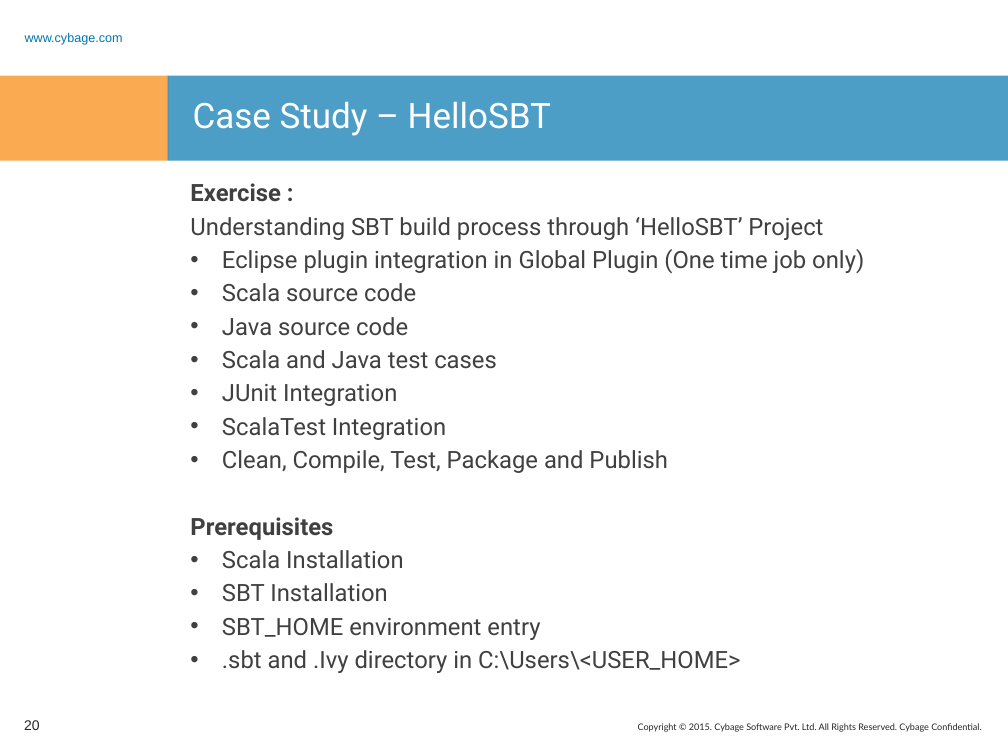
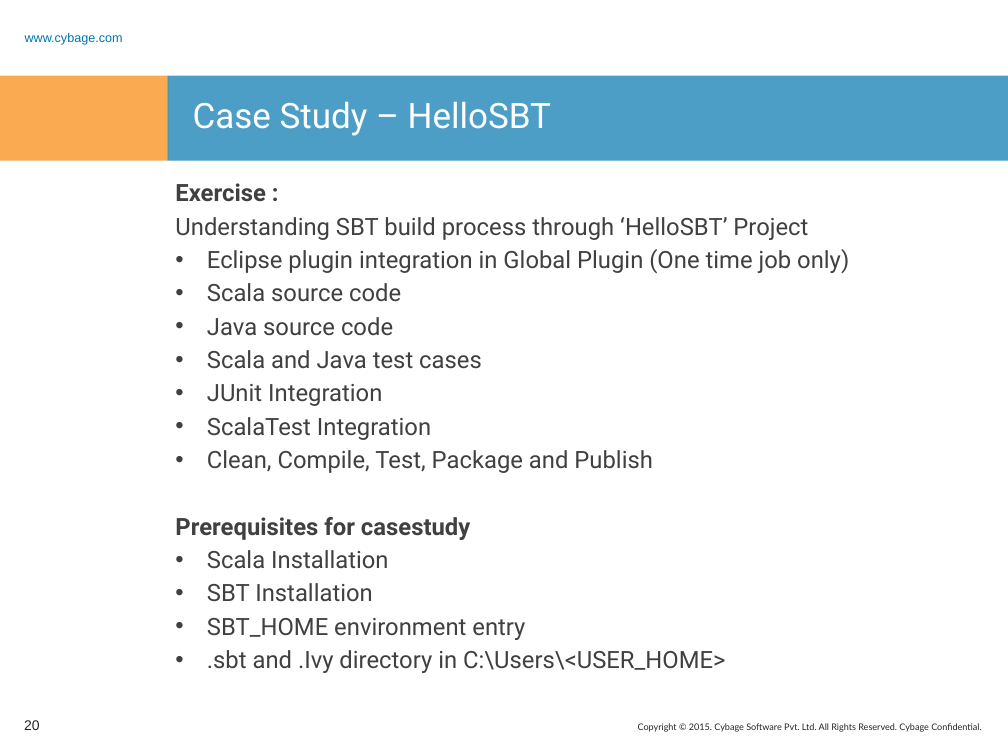
Before and after one commit to rashmitk/Documentation, a slide deck: slide 20 of SBT/SBT.pptx. Drawn at 1008x756 pixels with LibreOffice and Linux fonts; fonts in the diff are those of the drawing; background and template pictures are left out. Boxes give left, top, right and bottom in pixels: in the first picture for what was removed or moved away, otherwise in the second. Text is boxed around its words. In the diff, an @@ line names an element or a change of style, - is before the commit and + after.

```diff
--- a/SBT/SBT.pptx
+++ b/SBT/SBT.pptx
@@ text "Exercise :": place and size @@
-text "Exercise :" at <box>190,183,864,673</box>
+text "Exercise :" at <box>175,183,849,673</box>
@@ text at <box>175,517,470,540</box>: text changed @@
-Prerequisites
+Prerequisites for casestudy
```
Also in this commit, not shown: 2 other slides changed, 1 other file.
